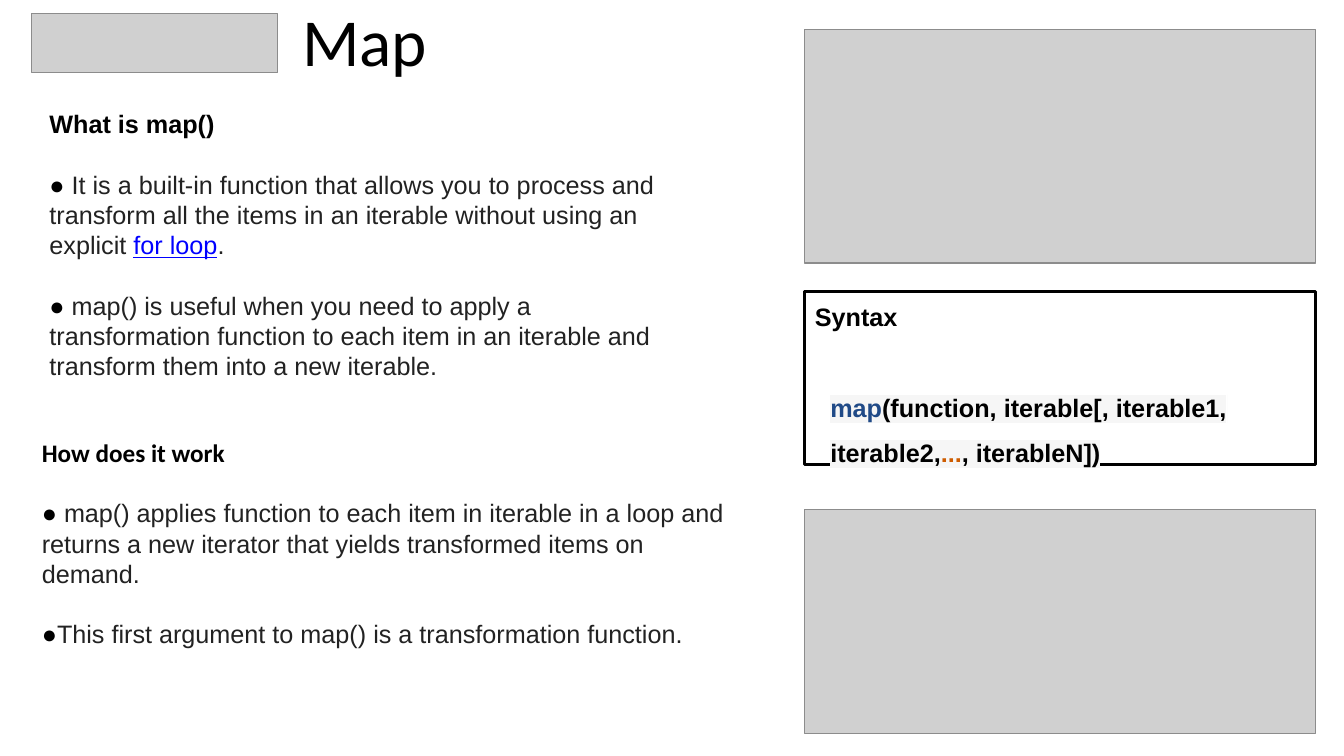
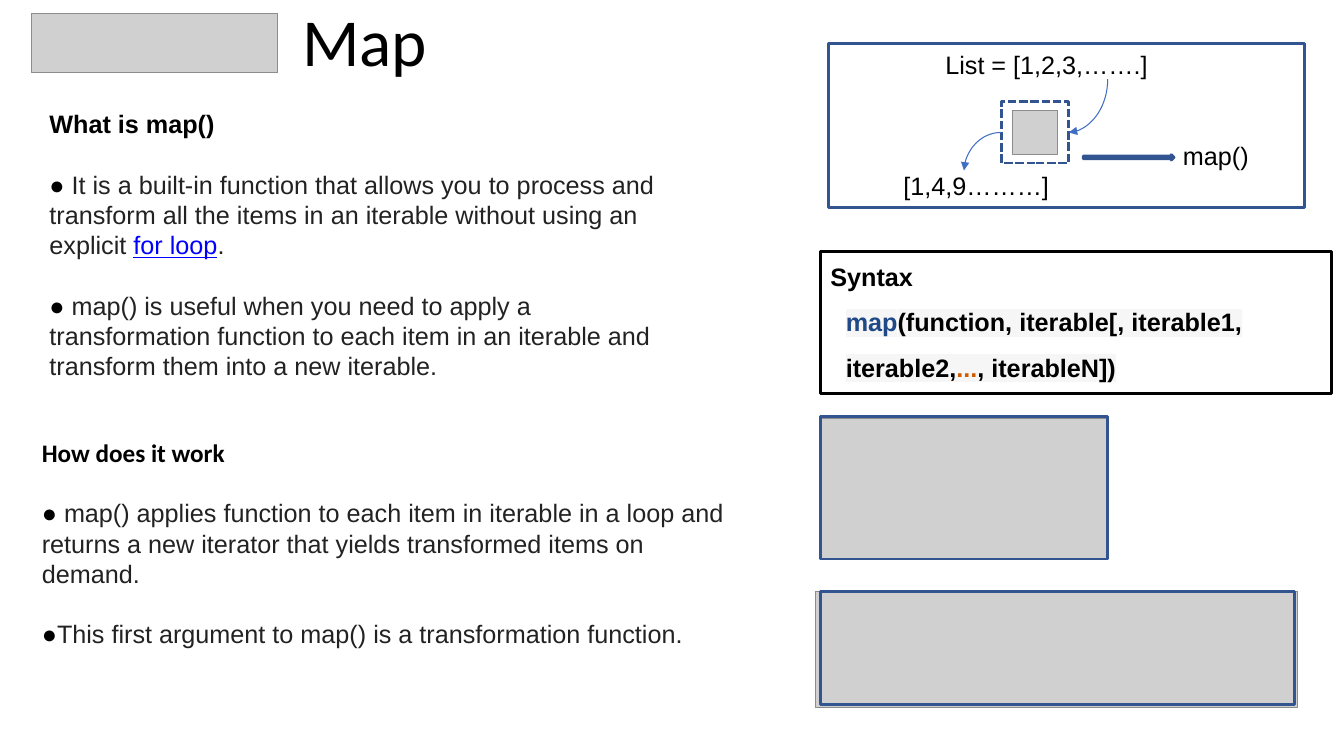
Before and after one commit to meetAmarAtGithub/PES_MTech_Assignments, a slide deck: slide 3 of ITP_Lambda, map, filter, reduce with examples/PDS Presentations.pptx. Drawn at 1344x756 pixels with LibreOffice and Linux fonts; fonts in the diff are those of the drawing; grey boxes stand for pictures. Boxes give left, top, right and bottom in pixels: in the first picture for what was removed or moved away, otherwise in the second. Text is boxed around its words. In the diff, an @@ line names an element or a change of style, - is before the commit and + after.

```diff
--- a/ITP_Lambda, map, filter, reduce with examples/PDS Presentations.pptx
+++ b/ITP_Lambda, map, filter, reduce with examples/PDS Presentations.pptx
@@ picture removed at bbox=[805, 29, 1316, 263] @@
@@ rectangle added at bbox=[829, 43, 1305, 208], outline #325491 2 pt @@
@@ text added at bbox=[903, 55, 1249, 200], 18 pt, text #000000 @@
+List = [1,2,3,…….]
+map()
+[1,4,9………]
@@ curved arrow added from (1108, 79) to (1069, 132), #3F6FC3 0.75 pt @@
@@ rectangle added at bbox=[1001, 102, 1069, 163], outline #325491 2 pt dashed @@
@@ picture added at bbox=[1013, 110, 1058, 154] @@
@@ curved arrow added from (1001, 132) to (964, 170), #3F6FC3 0.75 pt @@
@@ right arrow added at bbox=[1084, 155, 1175, 160], fill #4472C4, outline #325491 2.25 pt @@
@@ rectangle "Syntax": place and size @@
-rectangle "Syntax" at bbox=[805, 291, 1316, 465]
+rectangle "Syntax" at bbox=[821, 251, 1332, 393]
@@ picture: place and size @@
-picture at bbox=[805, 509, 1316, 733]
+picture at bbox=[821, 419, 1108, 560]
@@ rectangle added at bbox=[821, 416, 1108, 559], outline #325491 2 pt @@
@@ picture added at bbox=[816, 592, 1298, 708] @@
@@ rectangle added at bbox=[821, 592, 1296, 705], outline #325491 2 pt @@
```
